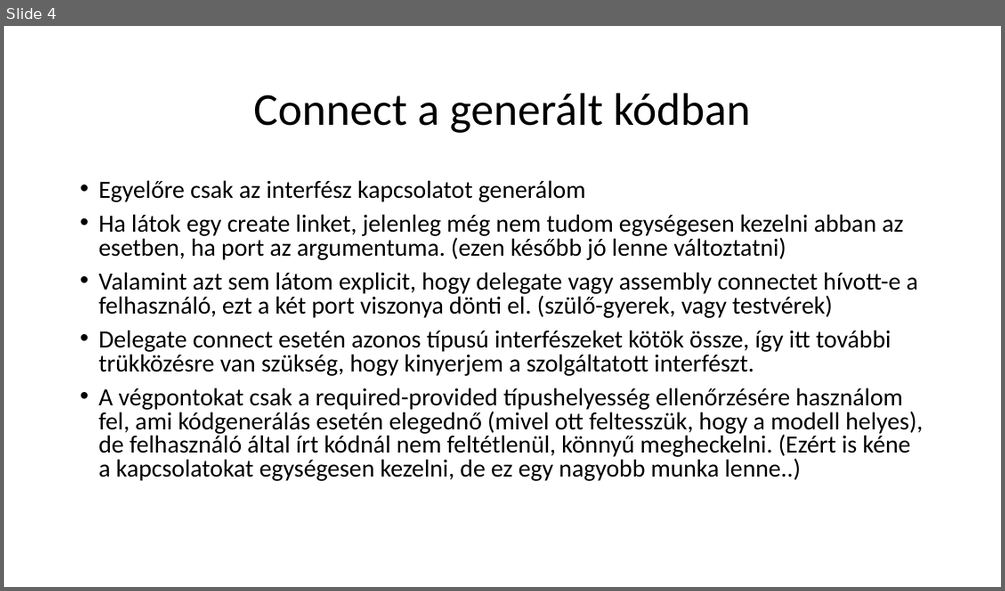
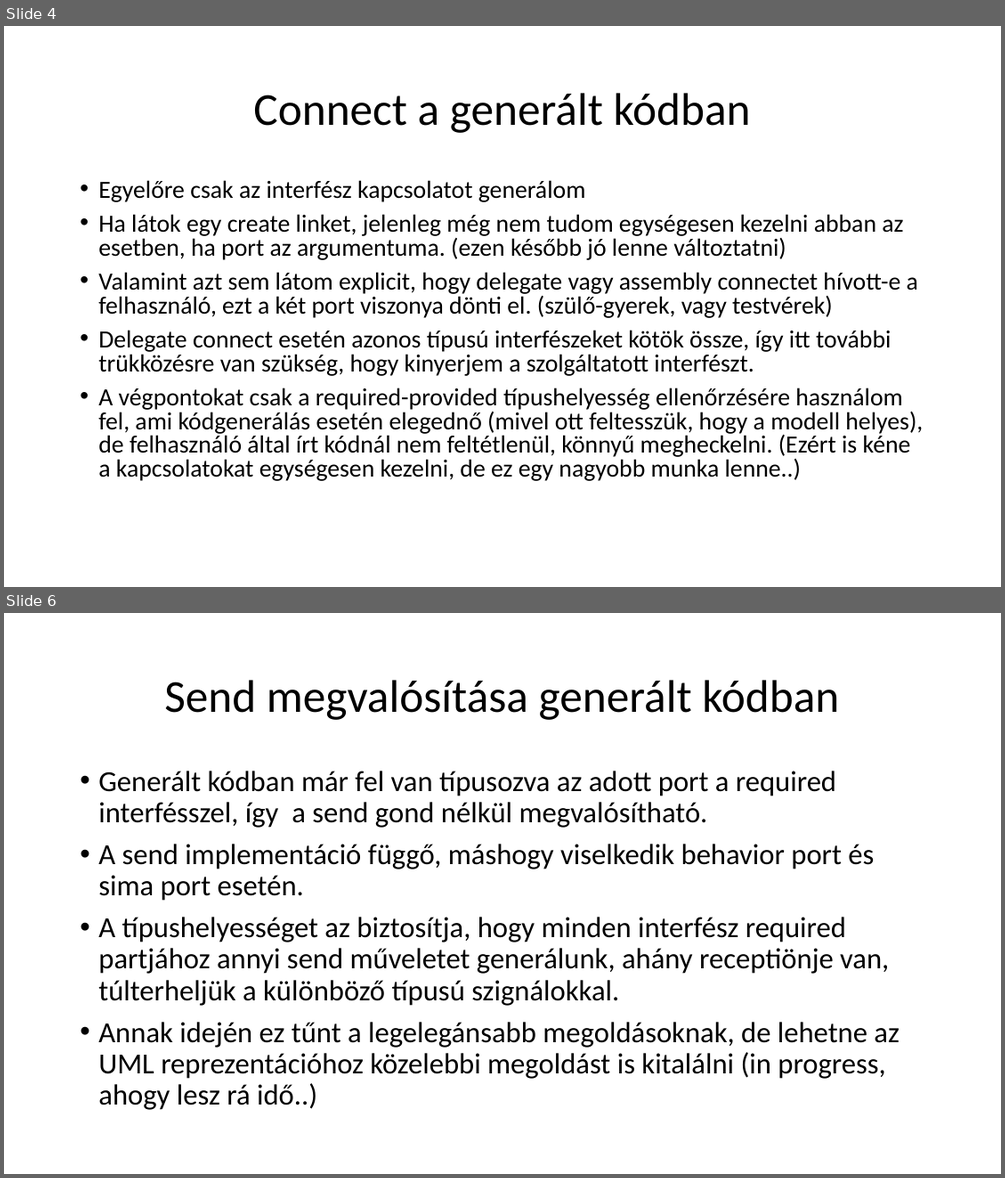
Before and after one commit to nagyandras95/Egyetem, a slide deck: port_versions/ping-pong-demo.pptx. Shown one above the other, each under a label of ours: slide 4 before the commit, slides 4 and 6 after it; the slides between them are not shown. The pictures are 1005x591 and 1005x1178 pixels, drawn with LibreOffice and Linux fonts; fonts in the diff are those of the drawing. Boxes give left, top, right and bottom in pixels: in the first picture for what was removed or moved away, otherwise in the second. Text is boxed around its words. In the diff, an @@ line names an element or a change of style, - is before the commit and + after.

```diff
--- a/port_versions/ping-pong-demo.pptx
+++ b/port_versions/ping-pong-demo.pptx
@@ slide 6 added at <box>4,613,1001,1174</box>, background #FFFFFF @@
@@ title added at <box>164,680,839,720</box>, 44 pt, text #000000 @@
+Send megvalósítása generált kódban
@@ text added at <box>98,771,899,1110</box>, 28 pt, text #000000 @@
+• Generált kódban már fel van típusozva az adott port a required interfésszel, így a send gond nélkül megvalósítható.
+• A send implementáció függő, máshogy viselkedik behavior port és sima port esetén.
+• A típushelyességet az biztosítja, hogy minden interfész required partjához annyi send műveletet generálunk, ahány receptiönje van, túlterheljük a különböző típusú szignálokkal.
+• Annak idején ez tűnt a legelegánsabb megoldásoknak, de lehetne az UML reprezentációhoz közelebbi megoldást is kitalálni (in progress, ahogy lesz rá idő..)
```
Also in this commit, not shown: 1 slide changed, 1 other slide added.
